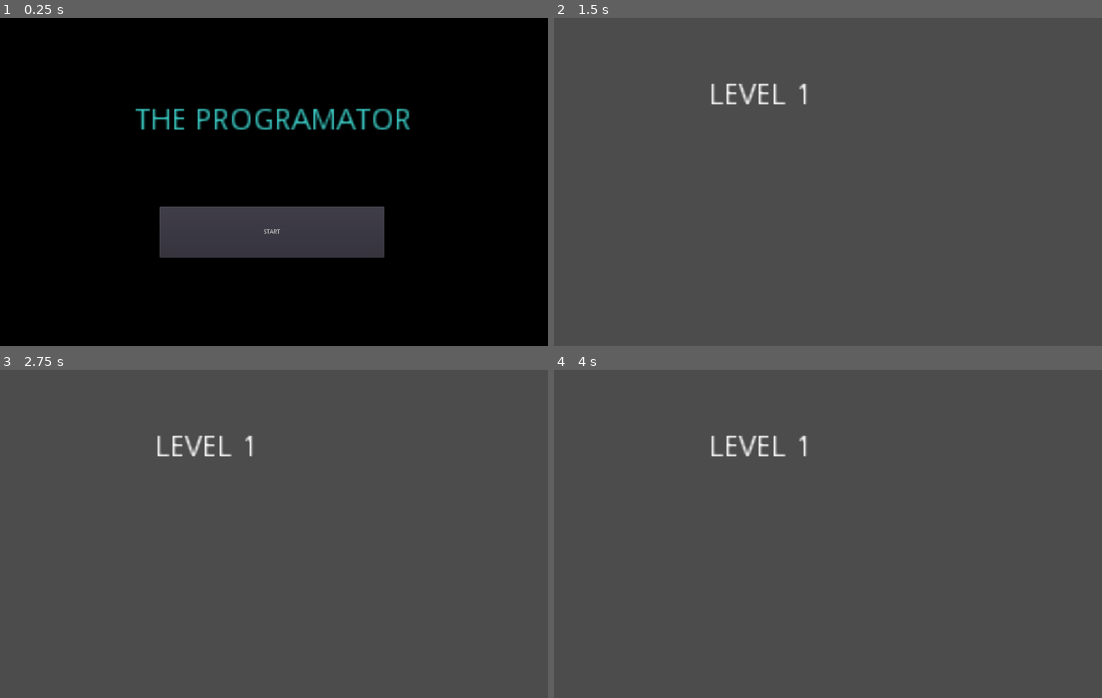
Above: before the commit, frames 1-4 (two rows, left to right).
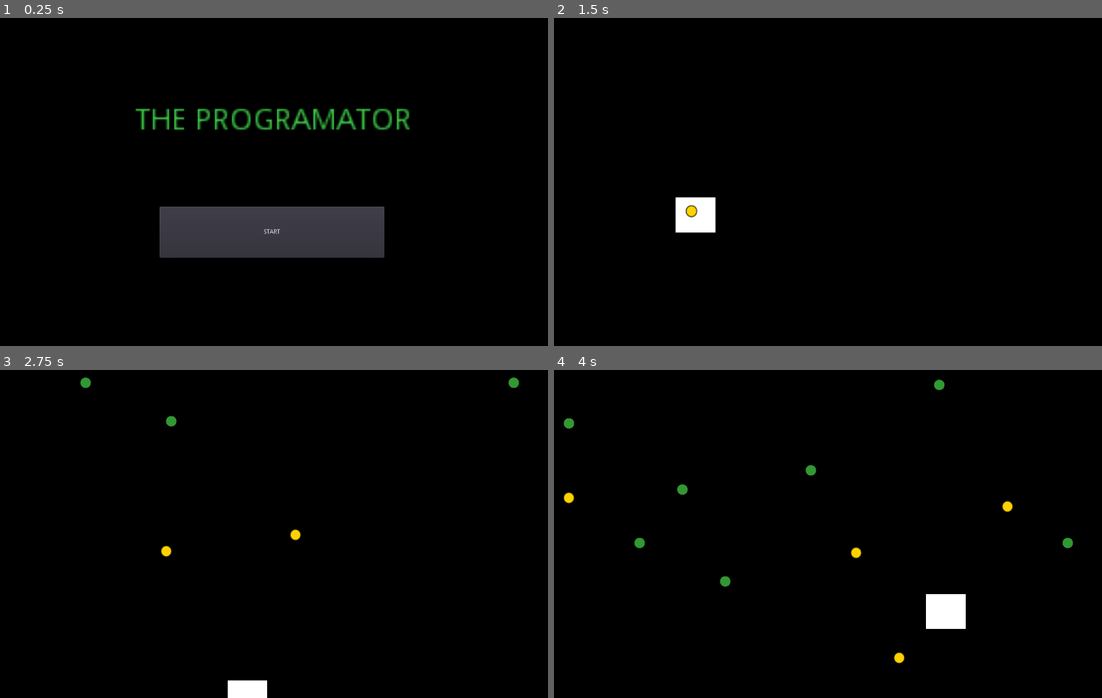
Above: after the commit, the same moments.

Repository: CamilaCintioli/the-progammator
Game: Godot game, scene res://Main.tscn
The game is run twice, just before and just after one commit, with the same random seed, the same clock (stepped at 60 frames per second) and the same inputs.
Inputs (mouse positions are in pixels of both pictures, inside the frame that each line leads up to):
- Up to frame 1 (0.25 s): no input
- Up to frame 2 (1.5 s): click "START" at 0.5 s; tap Enter at 1.25 s; move the mouse to (948, 165) at 1.27 s; hold D (move_right, bound only after the commit) from 1.28 s (still down); tap Space (fire, bound only after the commit) at 1.35 s
- Up to frame 3 (2.75 s): move the mouse to (164, 550) at 2.02 s; release D (move_right, bound only after the commit) at 2.03 s; hold Down (move_down, bound only after the commit) from 2.03 s (still down); tap Space (fire, bound only after the commit) at 2.1 s
- Up to frame 4 (4 s): move the mouse to (882, 461) at 2.77 s; release Down (move_down, bound only after the commit) at 2.78 s; hold D (move_right, bound only after the commit) 2.78-3.53 s; tap Space (fire, bound only after the commit) at 2.85, 3.6 s; move the mouse to (800, 599) at 3.52 s; hold Up (move_up, bound only after the commit) from 3.53 s (still down)

The runs differ from the first frame. In frame 1, 1.4% of the frame differs, in the area x 24-75%, y 27-35%; in frame 2, 100%; in frame 3, 100%; in frame 4, 100%, in the area x 0-100%, y 0-100%.

Commit message:
level 1 player and matrix turrets

Diff:
--- /dev/null
+++ b/Levels/Level1.gd
@@ -0,0 +1,11 @@
+extends Node
+
+onready var player = $Player
+
+export (PackedScene) var matrix_turret_scene
+
+func _ready():
+	player.initialize(self)
+	for i in [35,105,200,300,400,500,600,700,800,900,1000,1100,1200,1300,1400,1500]:
+		var turret = matrix_turret_scene.instance()
+		turret.initialize(self, Vector2(i, 0))
--- a/Levels/Level1.tscn
+++ b/Levels/Level1.tscn
@@ -1,14 +1,22 @@
-[gd_scene format=2]
+[gd_scene load_steps=5 format=2]
+
+[ext_resource path="res://assets/textures/player.png" type="Texture" id=1]
+[ext_resource path="res://Levels/Level1/entities/player/Player.tscn" type="PackedScene" id=2]
+[ext_resource path="res://Levels/Level1.gd" type="Script" id=3]
+[ext_resource path="res://Levels/Level1/entities/enemies/MatrixTurret.tscn" type="PackedScene" id=4]
 
 [node name="Level1" type="Node"]
+script = ExtResource( 3 )
+matrix_turret_scene = ExtResource( 4 )
 
-[node name="Label" type="Label" parent="."]
-margin_left = 361.586
-margin_top = 147.998
-margin_right = 1038.59
-margin_bottom = 474.998
-rect_scale = Vector2( 5, 5 )
-text = "LEVEL 1"
+[node name="Background" type="TextureRect" parent="."]
+margin_right = 1280.0
+margin_bottom = 768.0
+texture = ExtResource( 1 )
+expand = true
 __meta__ = {
 "_edit_use_anchors_": false
 }
+
+[node name="Player" parent="." instance=ExtResource( 2 )]
+position = Vector2( 240.528, 461.38 )
--- /dev/null
+++ b/Levels/Level1/entities/Proyectile.gd
@@ -0,0 +1,26 @@
+extends Area2D
+
+onready var life_timer = $LifeTimer
+
+export (float) var VELOCITY:float = 300.0
+
+var container
+var direction:Vector2
+
+func initialize(container, spawn_position:Vector2, direction:Vector2):
+	self.container = container
+	container.add_child(self)
+	global_position = spawn_position
+	self.direction = direction
+	life_timer.connect("timeout", self, "_on_life_timer_timeout")
+	life_timer.start()
+
+func _physics_process(delta):
+	position += direction * VELOCITY * delta
+
+func _remove():
+	container.remove_child(self)
+	queue_free()
+
+func _on_life_timer_timeout():
+	_remove()
--- /dev/null
+++ b/Levels/Level1/entities/Proyectile.tscn
@@ -0,0 +1,21 @@
+[gd_scene load_steps=4 format=2]
+
+[ext_resource path="res://assets/textures/green_circle.png" type="Texture" id=1]
+[ext_resource path="res://Levels/Level1/entities/Proyectile.gd" type="Script" id=2]
+
+[sub_resource type="CircleShape2D" id=1]
+radius = 12.1452
+
+[node name="Proyectile" type="Area2D"]
+script = ExtResource( 2 )
+
+[node name="Sprite" type="Sprite" parent="."]
+position = Vector2( 0.0827395, -0.0225514 )
+scale = Vector2( 0.0490407, 0.0484938 )
+texture = ExtResource( 1 )
+
+[node name="CollisionShape2D" type="CollisionShape2D" parent="."]
+shape = SubResource( 1 )
+
+[node name="LifeTimer" type="Timer" parent="."]
+wait_time = 5.0
--- /dev/null
+++ b/Levels/Level1/entities/enemies/MatrixTurret.gd
@@ -0,0 +1,21 @@
+extends StaticBody2D
+
+onready var fire_timer = $Timer
+
+export (PackedScene) var matrix_projectile_scene
+
+var container
+
+func initialize(container, turret_pos):
+	self.container = container
+	container.add_child(self)
+	global_position = turret_pos
+	fire_timer.wait_time = rand_range(1,5)
+	fire_timer.start()
+
+func _shoot():
+	var proj = matrix_projectile_scene.instance()
+	proj.initialize(container, global_position, Vector2.DOWN)
+
+func _on_Timer_timeout():
+	_shoot()
--- /dev/null
+++ b/Levels/Level1/entities/enemies/MatrixTurret.tscn
@@ -0,0 +1,27 @@
+[gd_scene load_steps=5 format=2]
+
+[ext_resource path="res://Levels/Level1/entities/enemies/MatrixTurret.gd" type="Script" id=1]
+[ext_resource path="res://Levels/Level1/entities/Proyectile.tscn" type="PackedScene" id=2]
+[ext_resource path="res://assets/textures/floor.png" type="Texture" id=3]
+
+[sub_resource type="CapsuleShape2D" id=1]
+radius = 1.97587
+height = 0.0
+
+[node name="MatrixTurret" type="StaticBody2D"]
+script = ExtResource( 1 )
+matrix_projectile_scene = ExtResource( 2 )
+
+[node name="Sprite" type="Sprite" parent="."]
+visible = false
+position = Vector2( 0.111362, -0.0556832 )
+scale = Vector2( 0.0584823, 0.0500456 )
+texture = ExtResource( 3 )
+
+[node name="CollisionShape2D" type="CollisionShape2D" parent="."]
+visible = false
+shape = SubResource( 1 )
+
+[node name="Timer" type="Timer" parent="."]
+
+[connection signal="timeout" from="Timer" to="." method="_on_Timer_timeout"]
--- /dev/null
+++ b/Levels/Level1/entities/player/Arm.gd
@@ -0,0 +1,13 @@
+extends Sprite
+
+onready var fire_position = $FirePosition
+
+export (PackedScene) var projectile_scene:PackedScene
+
+var container:Node
+
+func _fire():
+	var new_projectile = projectile_scene.instance()
+	new_projectile.initialize(container,
+		fire_position.global_position,
+		global_position.direction_to(fire_position.global_position))
--- /dev/null
+++ b/Levels/Level1/entities/player/Player.gd
@@ -0,0 +1,43 @@
+extends KinematicBody2D
+
+onready var arm = $Body/Arm
+
+var speed = 450
+
+var container
+var screen_size
+var x_direction_optimized
+var y_direction_optimized
+
+var velocity:Vector2 = Vector2.ZERO
+
+func _ready():
+	screen_size = get_viewport_rect().size
+
+func initialize(level_1):
+	container = level_1
+	arm.container = level_1
+
+func get_input():
+	if Input.is_action_just_pressed("fire"):
+		arm._fire()
+
+	var right := Input.is_action_pressed("move_right")
+	var left := Input.is_action_pressed("move_left")
+	x_direction_optimized = int(right) - int(left)
+
+	var down := Input.is_action_pressed("move_down")
+	var up := Input.is_action_pressed("move_up")
+	y_direction_optimized = int(down) - int(up)
+
+func _physics_process(delta):
+	get_input()
+
+	move_local_x(x_direction_optimized * speed * delta)
+	move_local_y(y_direction_optimized * speed * delta)
+
+	position.x = clamp(position.x, 0, screen_size.x)
+	position.y = clamp(position.y, 0, screen_size.y)
+
+	var mouse_position:Vector2 = get_global_mouse_position()
+	arm.look_at(mouse_position)
--- /dev/null
+++ b/Levels/Level1/entities/player/Player.tscn
@@ -0,0 +1,35 @@
+[gd_scene load_steps=7 format=2]
+
+[ext_resource path="res://assets/textures/background.png" type="Texture" id=1]
+[ext_resource path="res://assets/textures/cannon.png" type="Texture" id=2]
+[ext_resource path="res://Levels/Level1/entities/player/Player.gd" type="Script" id=3]
+[ext_resource path="res://Levels/Level1/entities/player/Arm.gd" type="Script" id=4]
+[ext_resource path="res://Levels/Level1/entities/player/PlayerProyectile.tscn" type="PackedScene" id=5]
+
+[sub_resource type="RectangleShape2D" id=1]
+extents = Vector2( 400.562, 300.209 )
+
+[node name="Player" type="KinematicBody2D"]
+position = Vector2( -0.132668, 0.214883 )
+scale = Vector2( 0.115596, 0.136421 )
+script = ExtResource( 3 )
+__meta__ = {
+"_edit_group_": true
+}
+
+[node name="Body" type="Sprite" parent="."]
+texture = ExtResource( 1 )
+
+[node name="Arm" type="Sprite" parent="Body"]
+visible = false
+position = Vector2( 1.28593, -1.31541 )
+scale = Vector2( 7.95927, 4.01848 )
+texture = ExtResource( 2 )
+script = ExtResource( 4 )
+projectile_scene = ExtResource( 5 )
+
+[node name="FirePosition" type="Position2D" parent="Body/Arm"]
+position = Vector2( 17.49, -0.0832002 )
+
+[node name="PlayerCollisionArea" type="CollisionShape2D" parent="."]
+shape = SubResource( 1 )
--- /dev/null
+++ b/Levels/Level1/entities/player/PlayerProyectile.tscn
@@ -0,0 +1,11 @@
+[gd_scene load_steps=3 format=2]
+
+[ext_resource path="res://Levels/Level1/entities/Proyectile.tscn" type="PackedScene" id=1]
+[ext_resource path="res://assets/textures/proyectile_player.png" type="Texture" id=2]
+
+[node name="PlayerProyectile" instance=ExtResource( 1 )]
+
+[node name="Sprite" parent="." index="0"]
+position = Vector2( 0.0530193, 0.200449 )
+scale = Vector2( 1.55287, 1.61022 )
+texture = ExtResource( 2 )
--- a/Menu.tscn
+++ b/Menu.tscn
@@ -17,7 +17,7 @@
 margin_right = 456.177
 margin_bottom = 226.861
 rect_scale = Vector2( 5, 5 )
-custom_colors/font_color = Color( 0.231373, 0.784314, 0.760784, 1 )
+custom_colors/font_color = Color( 0.231373, 0.784314, 0.278431, 1 )
 text = "THE PROGRAMATOR"
 __meta__ = {
 "_edit_use_anchors_": false
--- a/project.godot
+++ b/project.godot
@@ -20,6 +20,39 @@
 window/size/height=768
 window/size/resizable=false
 
+[input]
+
+fire={
+"deadzone": 0.5,
+"events": [ Object(InputEventKey,"resource_local_to_scene":false,"resource_name":"","device":0,"alt":false,"shift":false,"control":false,"meta":false,"command":false,"pressed":false,"scancode":32,"unicode":0,"echo":false,"script":null)
+, Object(InputEventMouseButton,"resource_local_to_scene":false,"resource_name":"","device":0,"alt":false,"shift":false,"control":false,"meta":false,"command":false,"button_mask":0,"position":Vector2( 0, 0 ),"global_position":Vector2( 0, 0 ),"factor":1.0,"button_index":1,"pressed":false,"doubleclick":false,"script":null)
+ ]
+}
+move_up={
+"deadzone": 0.5,
+"events": [ Object(InputEventKey,"resource_local_to_scene":false,"resource_name":"","device":0,"alt":false,"shift":false,"control":false,"meta":false,"command":false,"pressed":false,"scancode":16777232,"unicode":0,"echo":false,"script":null)
+, Object(InputEventKey,"resource_local_to_scene":false,"resource_name":"","device":0,"alt":false,"shift":false,"control":false,"meta":false,"command":false,"pressed":false,"scancode":87,"unicode":0,"echo":false,"script":null)
+ ]
+}
+move_right={
+"deadzone": 0.5,
+"events": [ Object(InputEventKey,"resource_local_to_scene":false,"resource_name":"","device":0,"alt":false,"shift":false,"control":false,"meta":false,"command":false,"pressed":false,"scancode":68,"unicode":0,"echo":false,"script":null)
+, Object(InputEventKey,"resource_local_to_scene":false,"resource_name":"","device":0,"alt":false,"shift":false,"control":false,"meta":false,"command":false,"pressed":false,"scancode":16777233,"unicode":0,"echo":false,"script":null)
+ ]
+}
+move_left={
+"deadzone": 0.5,
+"events": [ Object(InputEventKey,"resource_local_to_scene":false,"resource_name":"","device":0,"alt":false,"shift":false,"control":false,"meta":false,"command":false,"pressed":false,"scancode":65,"unicode":0,"echo":false,"script":null)
+, Object(InputEventKey,"resource_local_to_scene":false,"resource_name":"","device":0,"alt":false,"shift":false,"control":false,"meta":false,"command":false,"pressed":false,"scancode":16777231,"unicode":0,"echo":false,"script":null)
+ ]
+}
+move_down={
+"deadzone": 0.5,
+"events": [ Object(InputEventKey,"resource_local_to_scene":false,"resource_name":"","device":0,"alt":false,"shift":false,"control":false,"meta":false,"command":false,"pressed":false,"scancode":16777234,"unicode":0,"echo":false,"script":null)
+, Object(InputEventKey,"resource_local_to_scene":false,"resource_name":"","device":0,"alt":false,"shift":false,"control":false,"meta":false,"command":false,"pressed":false,"scancode":83,"unicode":0,"echo":false,"script":null)
+ ]
+}
+
 [physics]
 
 common/enable_pause_aware_picking=true
Not shown, changed: .gitignore
